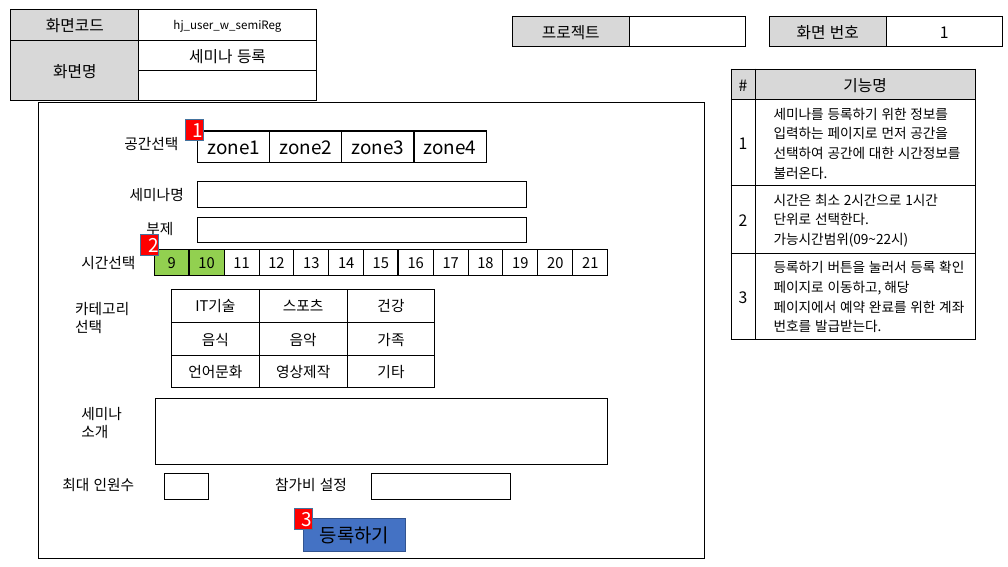
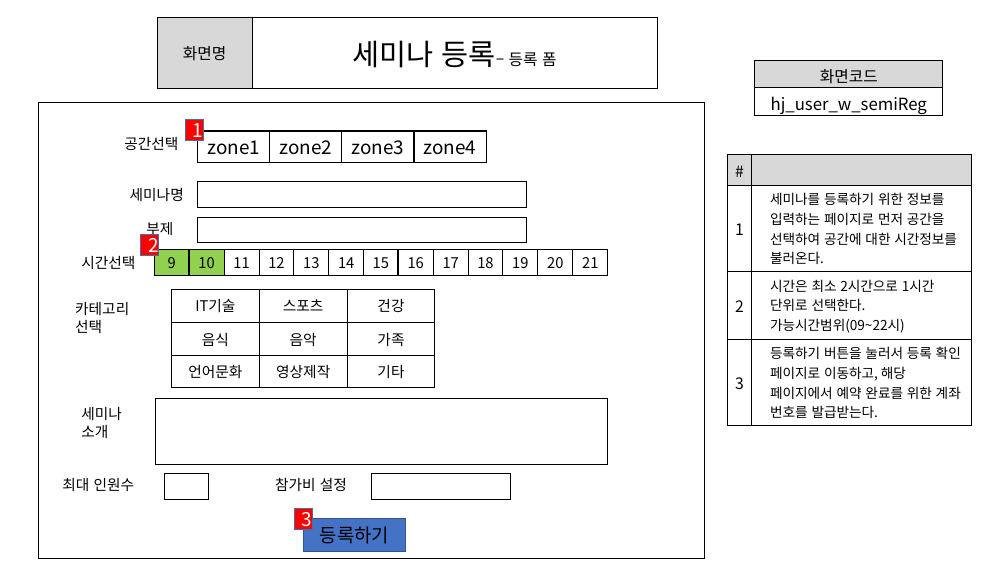
Before and after one commit to ezenteam2/e-Zone, a slide deck: slide 7 of 0 발표용 파워포인트/project05 - 파워포인트 종합 - 형준.pptx. Drawn at 1008x567 pixels with LibreOffice and Linux fonts; fonts in the diff are those of the drawing. Boxes give left, top, right and bottom in pixels: in the first picture for what was removed or moved away, otherwise in the second. Text is boxed around its words. In the diff, an @@ line names an element or a change of style, - is before the commit and + after.

```diff
--- a/0 발표용 파워포인트/project05 - 파워포인트 종합 - 형준.pptx
+++ b/0 발표용 파워포인트/project05 - 파워포인트 종합 - 형준.pptx
@@ table at (157,17,657,88) @@
-row 1: 화면코드 | hj_user_w_semiReg
-row 2: 화면명 | 세미나 등록
-row 3:  | 
+row 1: 화면명 | 세미나 등록– 등록 폼
@@ table: place and size @@
-table at (11,10,316,89)
+table at (157,17,657,88)
@@ table removed at (513,17,746,43), 1 rows, 2 columns @@
-프로젝트 | 
@@ table removed at (770,17,1003,44), 1 rows, 2 columns @@
-화면 번호 | 1
@@ table added at (755,61,944,119), 2 rows, 1 columns @@
+화면코드
+hj_user_w_semiReg
@@ table at (727,155,972,422) @@
-row 1, column 2: 기능명
+row 1, column 2: 
@@ table: place and size @@
-table at (731,70,975,336)
+table at (727,155,972,422)
```
Also in this commit, not shown: 7 other slides changed, 6 other files.
